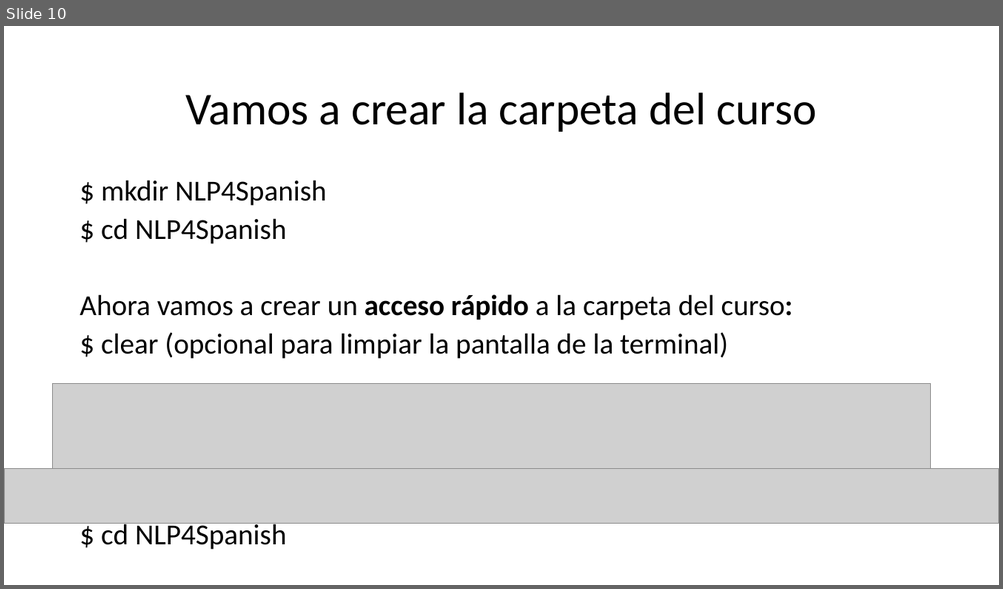
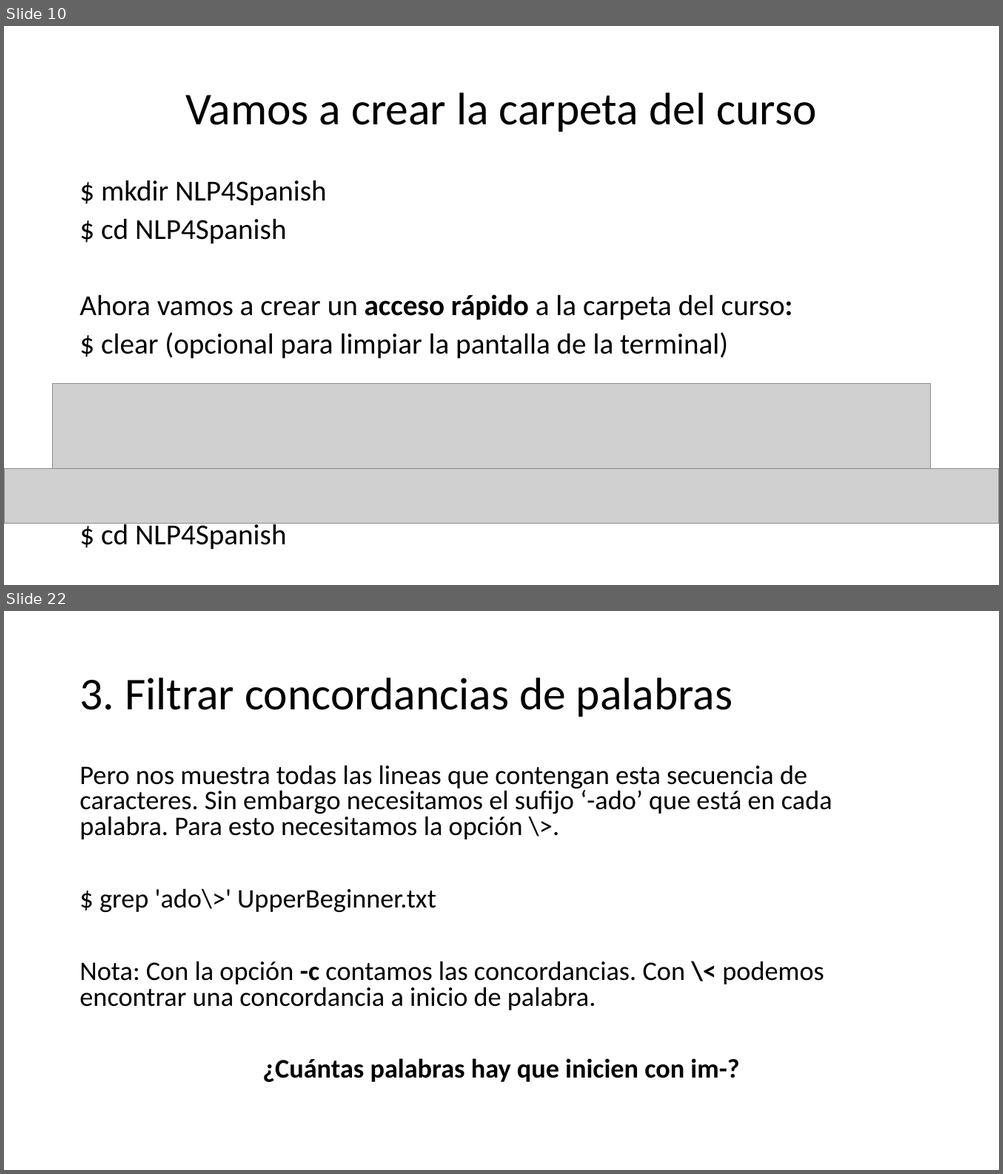
Before and after one commit to falconrr/NLP4SPanish2022, a slide deck: Week 1/Classes/Clase1.pptx. Shown one above the other, each under a label of ours: slide 10 before the commit, slides 10 and 22 after it; the slides between them are not shown. The pictures are 1003x589 and 1003x1174 pixels, drawn with LibreOffice and Linux fonts; fonts in the diff are those of the drawing; grey boxes stand for pictures. Boxes give left, top, right and bottom in pixels: in the first picture for what was removed or moved away, otherwise in the second. Text is boxed around its words. In the diff, an @@ line names an element or a change of style, - is before the commit and + after.

```diff
--- a/Week 1/Classes/Clase1.pptx
+++ b/Week 1/Classes/Clase1.pptx
@@ slide 22 added at <box>4,611,999,1170</box>, background #FFFFFF @@
@@ title added at <box>79,678,733,717</box>, 44 pt, text #000000 @@
+3. Filtrar concordancias de palabras
@@ text added at <box>79,765,832,1082</box>, 25.9 pt, text #000000 @@
+Pero nos muestra todas las lineas que contengan esta secuencia de caracteres. Sin embargo necesitamos el sufijo ‘-ado’ que está en cada palabra. Para esto necesitamos la opción \>.
+$ grep 'ado\>' UpperBeginner.txt
+Nota: Con la opción -c contamos las concordancias. Con \< podemos encontrar una concordancia a inicio de palabra.
+¿Cuántas palabras hay que inicien con im-?
```
Also in this commit, not shown: 4 slides changed, 15 other slides added, 1 slide removed, 9 other files.
